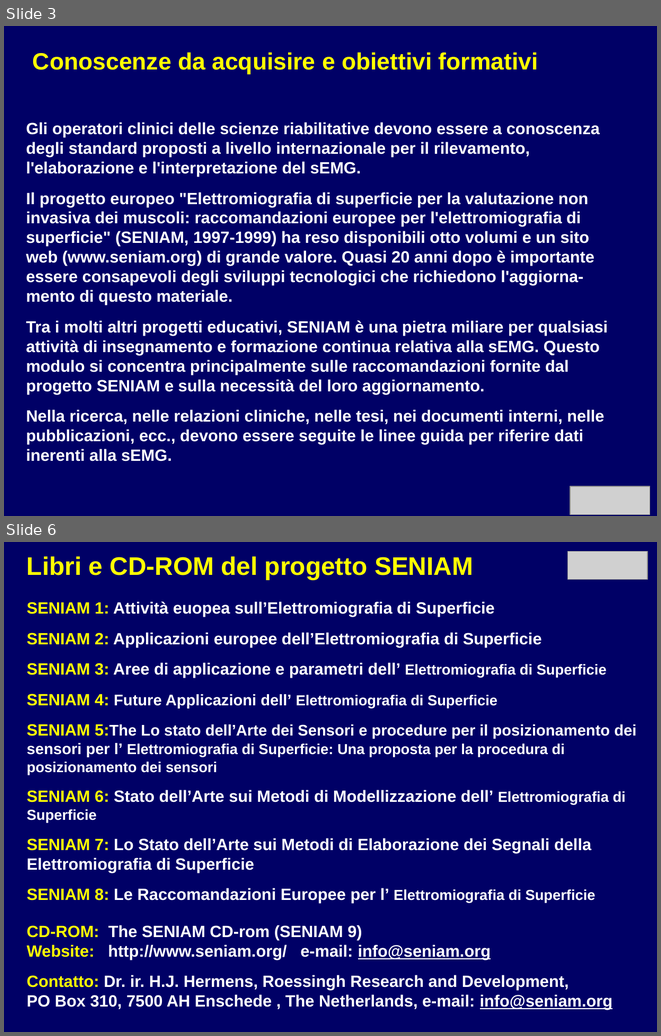
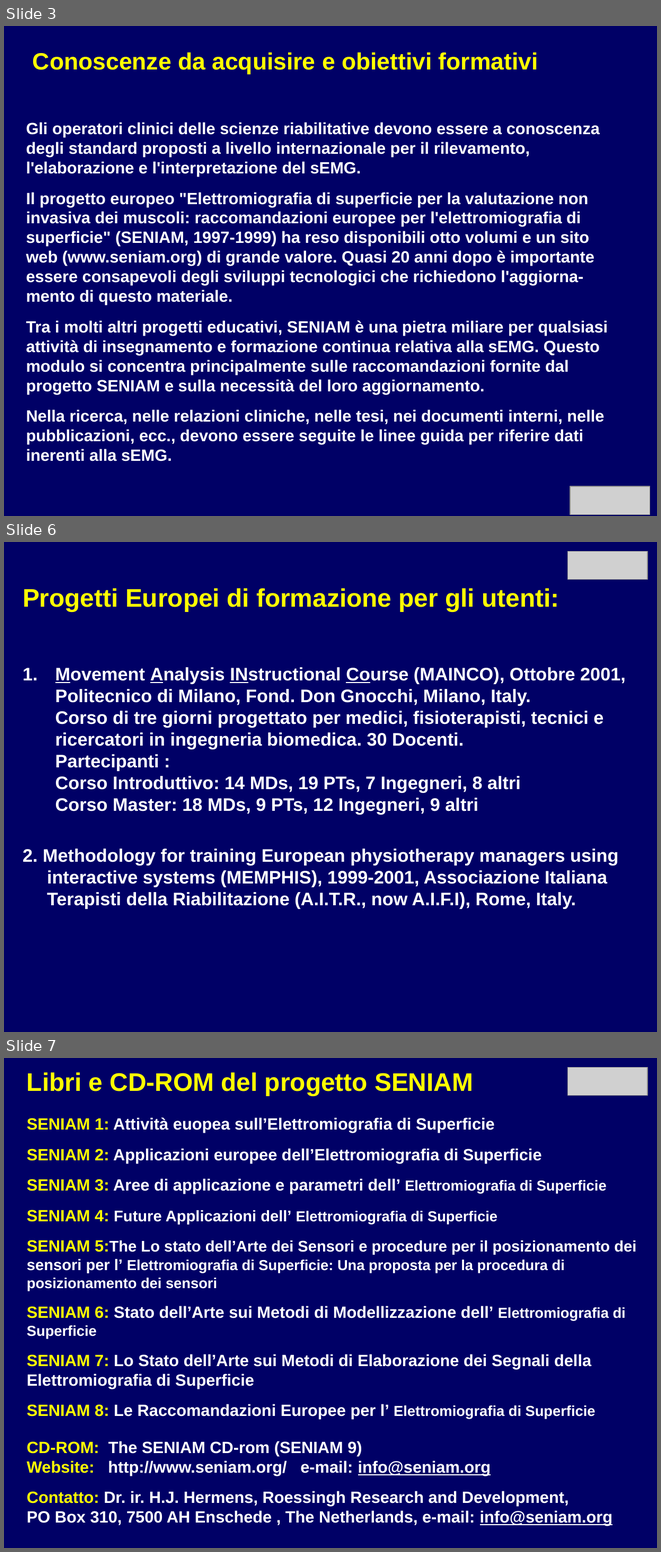
Before and after one commit to rmerletti/rmerletti.github.io, a slide deck: assets/pptx/it_mod08_raccomandazioni_europee.ppsx. Shown one above the other, each under a label of ours: slides 3 and 6 before the commit, slides 3, 6 and 7 after it; the slides between them are not shown. The pictures are 661x1036 and 661x1552 pixels, drawn with LibreOffice and Linux fonts; fonts in the diff are those of the drawing; grey boxes stand for pictures. Boxes give left, top, right and bottom in pixels: in the first picture for what was removed or moved away, otherwise in the second. Text is boxed around its words. In the diff, an @@ line names an element or a change of style, - is before the commit and + after.

```diff
--- a/assets/pptx/it_mod08_raccomandazioni_europee.ppsx
+++ b/assets/pptx/it_mod08_raccomandazioni_europee.ppsx
@@ slide 6 added at box(4, 542, 657, 1032), background #000066 @@
@@ picture added at box(567, 551, 647, 579) @@
@@ text added at box(23, 588, 626, 909), 20 pt, text #FFFFFF, bold @@
+Progetti Europei di formazione per gli utenti:
+1. Movement Analysis INstructional Course (MAINCO), Ottobre 2001, Politecnico di Milano, Fond. Don Gnocchi, Milano, Italy.
+   Corso di tre giorni progettato per medici, fisioterapisti, tecnici e ricercatori in ingegneria biomedica. 30 Docenti.
+   Partecipanti :
+   Corso Introduttivo: 14 MDs, 19 PTs, 7 Ingegneri, 8 altri
+   Corso Master: 18 MDs, 9 PTs, 12 Ingegneri, 9 altri
+2. Methodology for training European physiotherapy managers using interactive systems (MEMPHIS), 1999-2001, Associazione Italiana Terapisti della Riabilitazione (A.I.T.R., now A.I.F.I), Rome, Italy.
@@ what was slide 6 is now slide 7 @@
```
Also in this commit, not shown: 6 slides changed, 8 other files.
